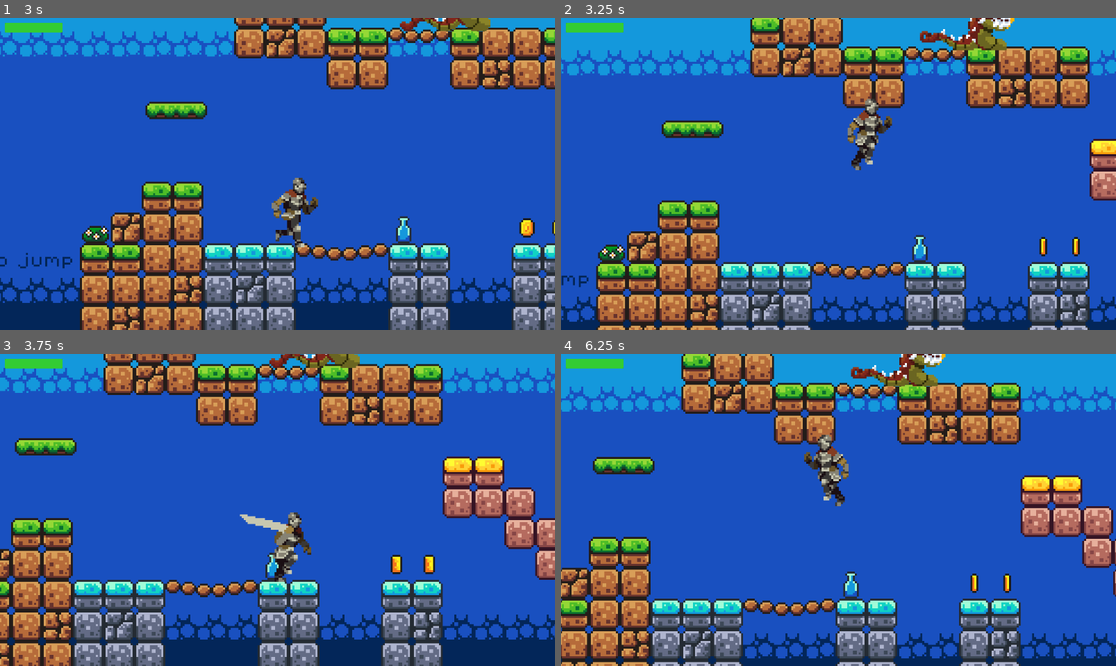
Above: before the commit, frames 1-4 (two rows, left to right).
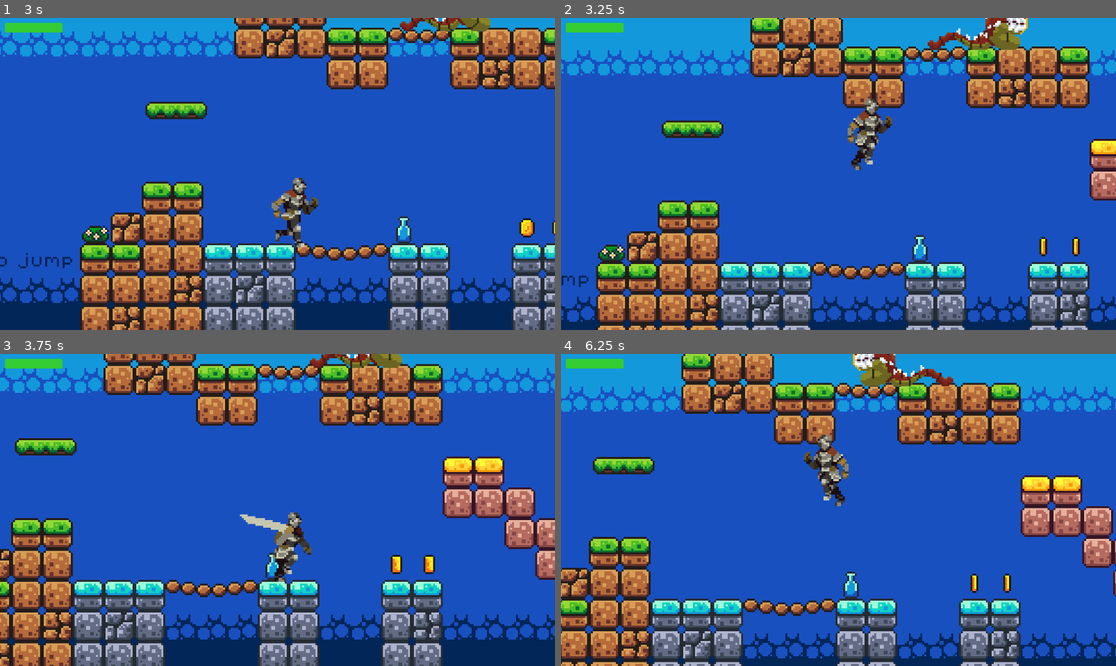
Above: after the commit, the same moments.

Repository: AmbroseKainGit/first-game-godot
Game: Godot game, scene res://scenes/game.tscn
Two runs of this game, one before a commit and one after it. Both use one fixed random seed, a clock stepped at 60 frames per second and the inputs below.
Inputs:
- Up to frame 1 (3 s): tap Enter at 0.5 s; hold Right (move_right) 0.53-2.03 s; tap X (attack) at 0.6, 1.35, 2.3 s; tap Space (jump) at 0.77, 1.52 s; hold Left (move_left) 2.03-2.78 s; tap H at 2.1 s; hold Right (move_right) from 2.78 s (still down); tap J at 2.85 s
- Up to frame 2 (3.25 s): keep holding Right (move_right); tap Space (jump) at 3.02 s; tap X (attack) at 3.05 s
- Up to frame 3 (3.75 s): keep holding Right (move_right); tap X (attack) at 3.6 s
- Up to frame 4 (6.25 s): tap Space (jump) at 3.77, 4.52, 6.02 s; release Right (move_right) at 4.28 s; hold Left (move_left) 4.28-5.03 s; tap X (attack) at 4.35, 5.3, 6.05 s; hold Right (move_right) 5.03-5.78 s; tap H at 5.1 s; hold Left (move_left) from 5.78 s (still down); tap J at 5.85 s

Frame 1 is identical in both runs. In frame 2, 1.3% of the frame differs, in the area x 64-85%, y 0-11%; in frame 3, 0.8%; in frame 4, 1.5%, in the area x 52-71%, y 0-11%.

Commit message:
Add patrol state for worm enemy with sprite visibility management

Diff:
--- a/scenes/worm_enemy.tscn
+++ b/scenes/worm_enemy.tscn
@@ -8,6 +8,7 @@
 [ext_resource type="Texture2D" uid="uid://nqtdnj62nj0i" path="res://assets/sprites_new/worm_enemy/Worm/Death.png" id="5_w2agj"]
 [ext_resource type="Script" uid="uid://b53hv0hwflp60" path="res://scripts/player_control/FSM/advanced/state_machine.gd" id="7_8il23"]
 [ext_resource type="Script" uid="uid://dbq40sg80ykys" path="res://scripts/enemies/worm/worm_control/worm_states/worm_state_idle.gd" id="8_oqh25"]
+[ext_resource type="Script" uid="uid://cu5gbp07tguyv" path="res://scripts/enemies/worm/worm_control/worm_states/worm_state_patrol.gd" id="9_w2agj"]
 
 [sub_resource type="CapsuleShape2D" id="CapsuleShape2D_8il23"]
 radius = 5.0
@@ -677,6 +678,9 @@
 [node name="WormEnemyStateIdle" type="Node" parent="StateMachine"]
 script = ExtResource("8_oqh25")
 
+[node name="WormEnemyStatePatrol" type="Node" parent="StateMachine"]
+script = ExtResource("9_w2agj")
+
 [node name="AnimationTree" type="AnimationTree" parent="."]
 tree_root = SubResource("AnimationNodeStateMachine_sqcbj")
 anim_player = NodePath("../AnimationPlayer")
--- a/scripts/enemies/worm/resources/worm_state_names.gd
+++ b/scripts/enemies/worm/resources/worm_state_names.gd
@@ -1,3 +1,4 @@
 class_name WormStatesNames extends Resource
 
 const Idle:String = "WormEnemyStateIdle"
+const Patrol:String = "WormEnemyStatePatrol"
--- a/scripts/enemies/worm/worm.gd
+++ b/scripts/enemies/worm/worm.gd
@@ -2,6 +2,10 @@
 extends CharacterBody2D
 
 @onready var sprite: Sprite2D = $SpriteIdle
+@onready var sprite_walk: Sprite2D = $SpriteWalk
+@onready var sprite_attack: Sprite2D = $SpriteAttack
+@onready var sprite_hit: Sprite2D = $SpriteHit
+@onready var sprite_death: Sprite2D = $SpriteDeath
 @onready var animation_tree: AnimationTree = $AnimationTree
 #
 #
@@ -12,7 +16,8 @@
 var animations:WormAnimationNames = WormAnimationNames.new()
 #region Animations Dict
 var animation_mapping = {
-	animations.IDLE: "parameters/conditions/Idle"
+	animations.IDLE: "parameters/conditions/Idle",
+	animations.WALK: "parameters/conditions/Walk"
 }
 #endregion
 #
@@ -29,15 +34,28 @@
 	anim_controller.register_animations(animation_mapping)
 	add_child(anim_controller)
 #
-#func get_health_stats() -> CharacterHealthStats:
-	#return health_stats
-#
+func get_health_stats() -> CharacterHealthStats:
+	return health_stats
+
 func initialize_health():
 	# Initialize health system with custom values
 	health_stats.max_health = 100.0
 	health_stats.current_health = 100.0
 	health_stats.regeneration_rate = 0.0  # Set to a value > 0 for passive health regen
 	health_stats.initialize()
+#
+func change_sprite_visibility(sprite_name: String) -> void:
+ #Lista de todos los sprites disponibles
+	var sprites = ["SpriteIdle", "SpriteWalk", "SpriteAttack", "SpriteHit", "SpriteDeath"]
+	# Ocultar todos los sprites primero
+	for sprite in sprites:
+		if has_node(sprite):
+			get_node(sprite).visible = false
+	# Mostrar solo el sprite solicitado
+		if has_node(sprite_name):
+			get_node(sprite_name).visible = true
+		else:
+			push_error("Sprite '" + sprite_name + "' no encontrado")
 #
 #
 #
--- a/scripts/enemies/worm/worm_control/worm_states/worm_state_idle.gd
+++ b/scripts/enemies/worm/worm_control/worm_states/worm_state_idle.gd
@@ -1,5 +1,22 @@
 extends WormStateGravityBase
+var timer = 0.0
+var idle_time = 3.0
+var animation_started = false
+
+func start():
+	super.start()
+	worm.change_sprite_visibility("SpriteIdle")
+	animation_started = false
 
 func physics_update(delta: float):
-	worm.play_animation(worm.animations.IDLE)
+	super.physics_update(delta)
+	if not animation_started:
+		worm.play_animation(worm.animations.IDLE)
+		animation_started = true
 	worm.velocity.x = 0
+		# Actualizar el temporizador
+	timer += delta
+
+	# Cambiar a estado de patrulla cuando el temporizador alcance el tiempo definido
+	if timer >= idle_time:
+		state_machine.change_to(worm.states.Patrol)
--- /dev/null
+++ b/scripts/enemies/worm/worm_control/worm_states/worm_state_patrol.gd
@@ -0,0 +1,61 @@
+extends WormStateGravityBase
+
+var patrol_speed = 30.0
+var direction = 1  # 1 para derecha, -1 para izquierda
+var patrol_time = 5.0  # Tiempo que patrulla en una dirección
+var timer = 0.0
+var animation_started = false
+
+func start():
+	super.start()
+	worm.change_sprite_visibility("SpriteWalk")
+	timer = 0.0  # Reiniciar temporizador
+
+	# Establecer dirección inicial aleatoria
+	direction = 1 if randf() > 0.5 else -1
+	worm.sprite_walk.flip_h = (direction < 0)
+	animation_started = false
+
+func physics_update(delta: float):
+	super.physics_update(delta)
+	if not animation_started:
+		worm.play_animation(worm.animations.WALK)
+		animation_started = true
+	# Actualizar temporizador
+	timer += delta
+
+	# Comprobar si hay suelo adelante
+	if not check_floor_ahead():
+		change_direction()
+
+	# Cambiar dirección después de cierto tiempo
+	if timer >= patrol_time:
+		change_direction()
+		timer = 0.0
+
+	# Mover al enemigo
+	worm.velocity.x = direction * patrol_speed
+
+func check_floor_ahead():
+	# Crear un raycast para verificar si hay suelo adelante
+	var raycast = RayCast2D.new()
+	worm.add_child(raycast)
+
+	# Posicionar el raycast justo adelante del borde del sprite
+	var offset = 15  # Ajusta según el tamaño de tu sprite
+	raycast.position = Vector2(direction * offset, 0)
+	raycast.target_position = Vector2(0, 20)  # Raycast hacia abajo
+	raycast.enabled = true
+	raycast.force_raycast_update()
+
+	var has_floor = raycast.is_colliding()
+
+	# Limpiar raycast temporal
+	worm.remove_child(raycast)
+	raycast.queue_free()
+
+	return has_floor
+
+func change_direction():
+	direction *= -1  # Invertir dirección
+	worm.sprite_walk.flip_h = (direction < 0)  # Voltear sprite según dirección
Not shown: 1 places in scenes/worm_enemy.tscn that only renumber resources
Not shown, added: scripts/enemies/worm/worm_control/worm_states/worm_state_patrol.gd.uid
